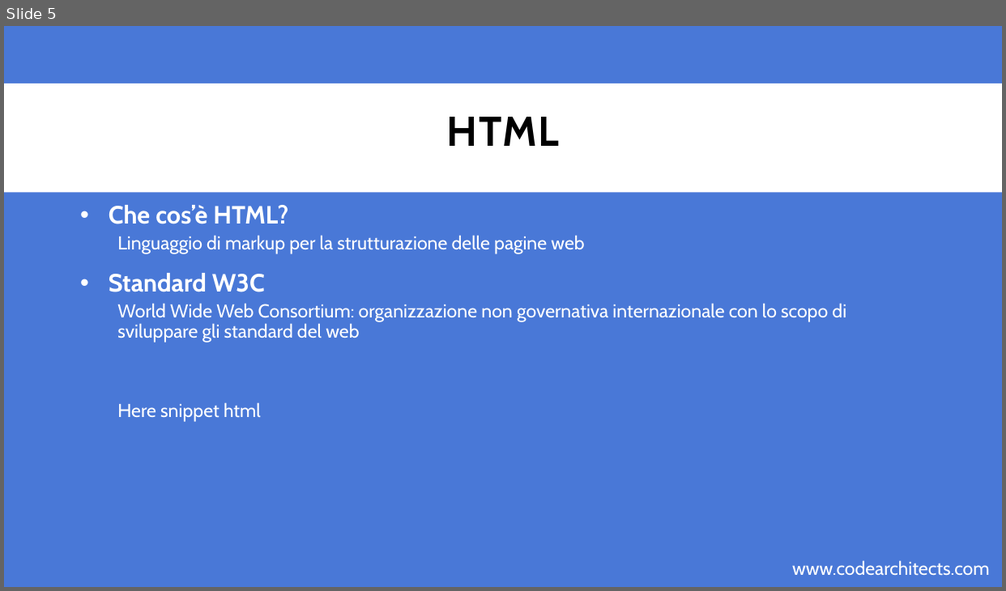
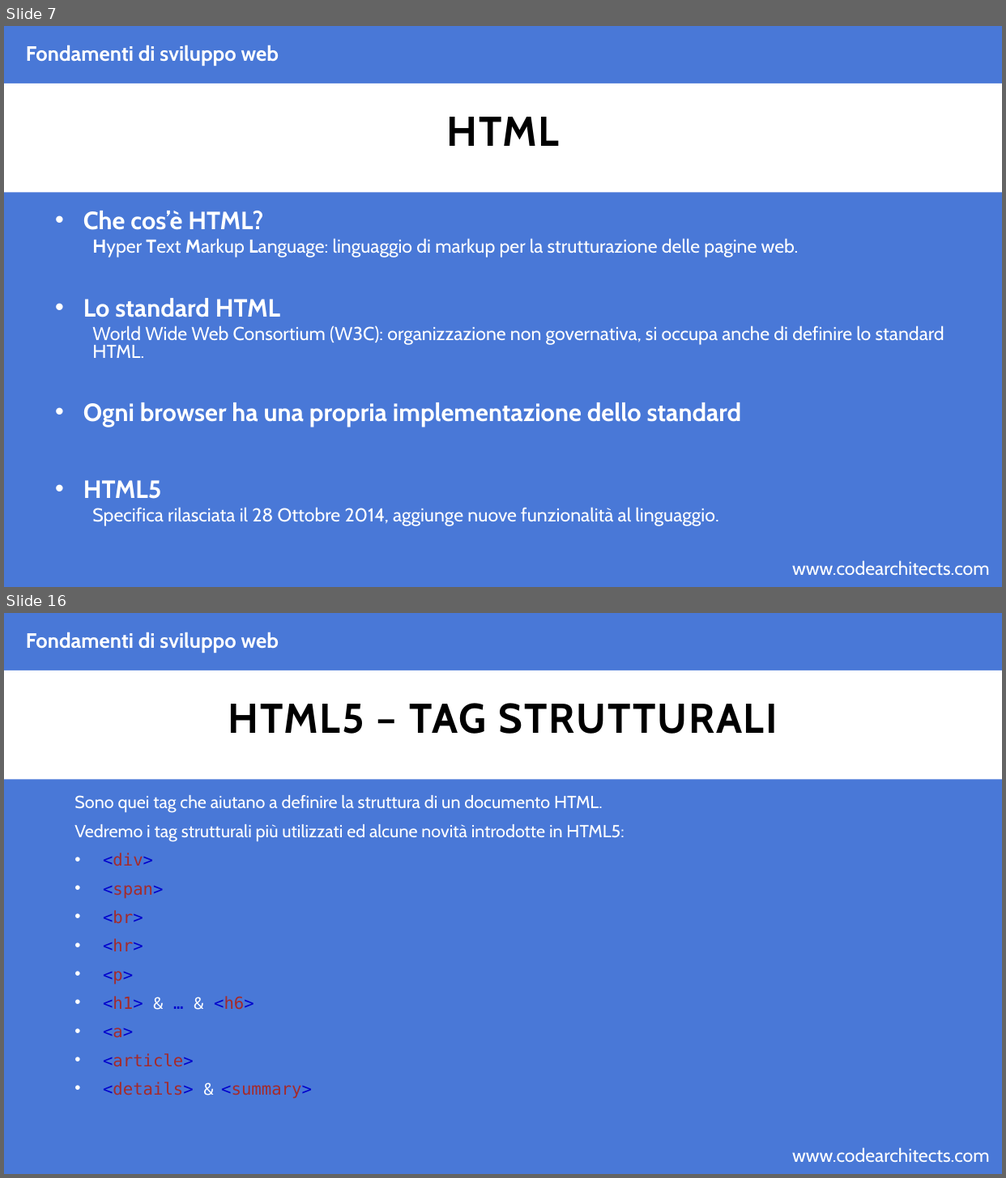
Before and after one commit to CodeArchitectsTraining/fondamenti-sviluppo-web-29052018, a slide deck: slides/html.pptx. Shown one above the other, each under a label of ours: slide 5 before the commit, slides 7 and 16 after it; the slides between them are not shown. The pictures are 1006x591 and 1006x1178 pixels, drawn with LibreOffice and Linux fonts; fonts in the diff are those of the drawing; background and template pictures are left out. Boxes give left, top, right and bottom in pixels: in the first picture for what was removed or moved away, otherwise in the second. Text is boxed around its words. In the diff, an @@ line names an element or a change of style, - is before the commit and + after.

Commit message:
adding html slides

```diff
--- a/slides/html.pptx
+++ b/slides/html.pptx
@@ slide 16 added at (4,613,1002,1174), background #4978D7; not listed: 2 template elements that a slide beside it also shows @@
@@ text added at (26,632,279,652), 20 pt, text #FFFFFF, bold @@
+Fondamenti di sviluppo web
@@ title added at (228,703,778,734), 40 pt, text #000000, bold @@
+HTML5 – TAG STRUTTURALI
@@ text added at (74,795,624,1099), 16.8 pt, text #FFFFFF @@
+Sono quei tag che aiutano a definire la struttura di un documento HTML.
+Vedremo i tag strutturali più utilizzati ed alcune novità introdotte in HTML5:
+• <div>
+• <span>
+• <br>
+• <hr>
+• <p>
+• <h1> & … & <h6>
+• <a>
+• <article>
+• <details> & <summary>
@@ what was slide 5 is now slide 7 @@
@@ slide 7 changed as well @@
@@ text added at (26,45,279,65), 20 pt, text #FFFFFF, bold @@
+Fondamenti di sviluppo web
@@ text "Che cos’è HTML?": place and size @@
-text "Che cos’è HTML?" at (108,205,846,422)
+text "Che cos’è HTML?" at (83,211,944,527)
@@ text at (83,211,263,230): line spacing 0.9 to 0.8 @@
@@ text at (83,238,944,527): text changed @@
-  Linguaggio di markup per la strutturazione delle pagine web
-• Standard W3C
-  World Wide Web Consortium: organizzazione non governativa internazionale con lo scopo di sviluppare gli standard del web
-  Here snippet html
+  Hyper Text Markup Language: linguaggio di markup per la strutturazione delle pagine web.
+• Lo standard HTML
+  World Wide Web Consortium (W3C): organizzazione non governativa, si occupa anche di definire lo standard HTML.
+• Ogni browser ha una propria implementazione dello standard
+• HTML5
+  Specifica rilasciata il 28 Ottobre 2014, aggiunge nuove funzionalità al linguaggio.
```
Also in this commit, not shown: 3 other slides changed, 26 other slides added, 1 slide removed, 2 other files.
